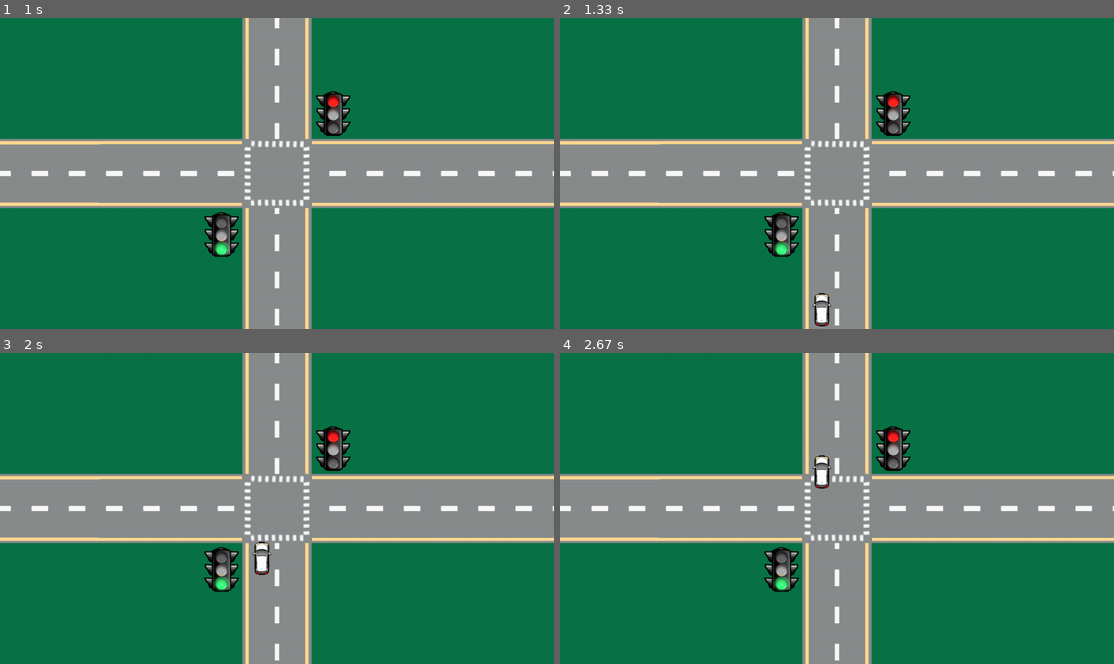
Above: before the commit, frames 1-4 (two rows, left to right).
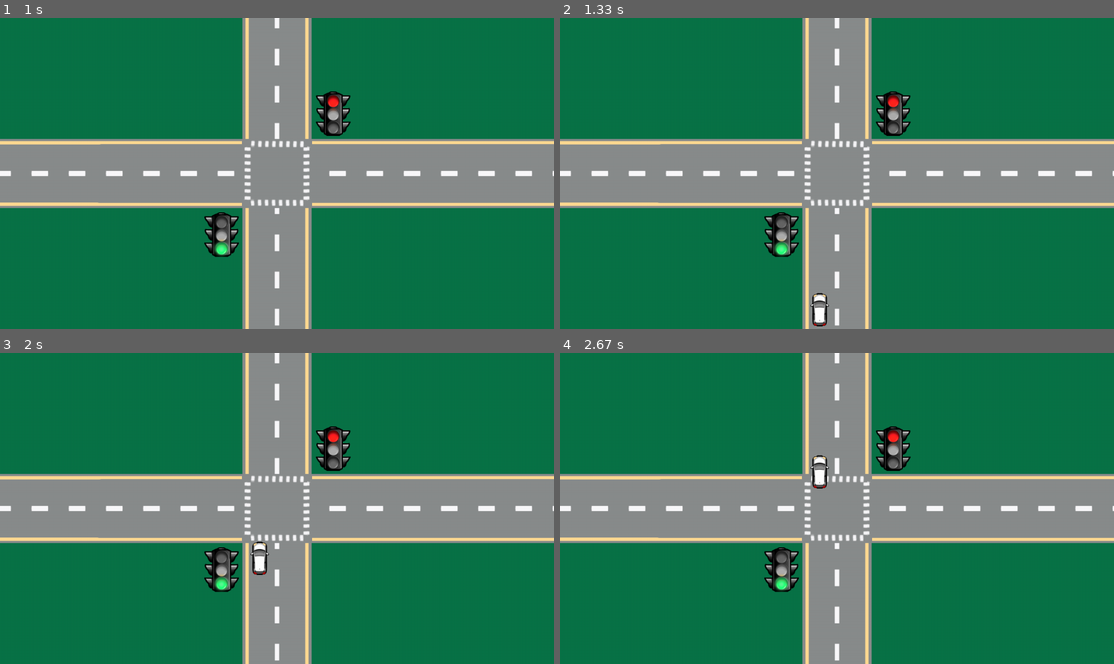
Above: after the commit, the same moments.

Repository: IChaudhry892/csce-4430-project
Game: pygame game, started from pygame-traffic-test/main.py
Same seed, same stepped clock (60 frames per second), same inputs: the game is played once before the commit and once after it.
Inputs:
- Up to frame 1 (1 s): no input
- Up to frame 2 (1.33 s): no input
- Up to frame 3 (2 s): no input
- Up to frame 4 (2.67 s): no input

Frame 1 is identical in both runs. In frame 2, 0.2% of the frame differs, in the area x 45-49%, y 88-100%; in frame 3, 0.2%; in frame 4, 0.2%, in the area x 45-49%, y 32-44%.

Commit message:
Update main.py
Add simulation constants for vehicle width and height. Compute lane starting positions using these constants. Modify spawnVehicle() to give northbound cars the correct dimensions.

Diff:
--- a/pygame-traffic-test/main.py
+++ b/pygame-traffic-test/main.py
@@ -11,11 +11,15 @@
 
 # Simulation constants
 ROAD_WIDTH = 160
+VEHICLE_WIDTH = 80
+VEHICLE_HEIGHT = 60
+TRAFFIC_SIGNAL_WIDTH = 80
+TRAFFIC_SIGNAL_HEIGHT = 106
 LANE_STARTING_POSITIONS = {
-    "vertical_road_left_lane": [SCREEN_WIDTH // 2 - 65, SCREEN_HEIGHT],
-    "vertical_road_right_lane": [SCREEN_WIDTH // 2 + 7, SCREEN_HEIGHT],
-    "horizontal_road_left_lane": [SCREEN_WIDTH, SCREEN_HEIGHT // 2 + 7],
-    "horizontal_road_right_lane": [SCREEN_WIDTH, SCREEN_HEIGHT // 2 - 65]
+    "vertical_road_left_lane": [(SCREEN_WIDTH // 2) - (ROAD_WIDTH // 4) - (VEHICLE_HEIGHT // 2), SCREEN_HEIGHT],
+    "vertical_road_right_lane": [SCREEN_WIDTH // 2 + (ROAD_WIDTH // 4) - (VEHICLE_HEIGHT // 2), SCREEN_HEIGHT],
+    "horizontal_road_left_lane": [SCREEN_WIDTH, (SCREEN_HEIGHT // 2) + (ROAD_WIDTH // 4) - (VEHICLE_HEIGHT // 2)],
+    "horizontal_road_right_lane": [SCREEN_WIDTH, (SCREEN_HEIGHT // 2) - (ROAD_WIDTH // 4) - (VEHICLE_HEIGHT // 2)]
 }
 
 # Load the images
@@ -33,9 +37,9 @@
 
 # Object properties
 class Vehicle(object):
-    def __init__(self, velocity, image, road_id, lane_id):
-        self.width = 80
-        self.height = 60
+    def __init__(self, width, height, velocity, image, road_id, lane_id):
+        self.width = width
+        self.height = height
         self.velocity = velocity
         self.image = image
         self.road_id = road_id
@@ -80,8 +84,8 @@
     def __init__(self, x, y, image):
         self.x = x
         self.y = y
-        self.width = 80
-        self.height = 106
+        self.width = TRAFFIC_SIGNAL_WIDTH
+        self.height = TRAFFIC_SIGNAL_HEIGHT
         self.image = image
 
     def draw(self, screen):
@@ -124,9 +128,9 @@
     lane_id = random.choice(["left_lane", "right_lane"])
 
     if road_id == "vertical_road":
-        return Vehicle(5, car_north_image, road_id, lane_id)
+        return Vehicle(VEHICLE_HEIGHT, VEHICLE_WIDTH, 5, car_north_image, road_id, lane_id)
     elif road_id == "horizontal_road":
-        return Vehicle(5, car_west_image, road_id, lane_id)
+        return Vehicle(VEHICLE_WIDTH, VEHICLE_HEIGHT, 5, car_west_image, road_id, lane_id)
 
 # Main simulation loop
 while running:
